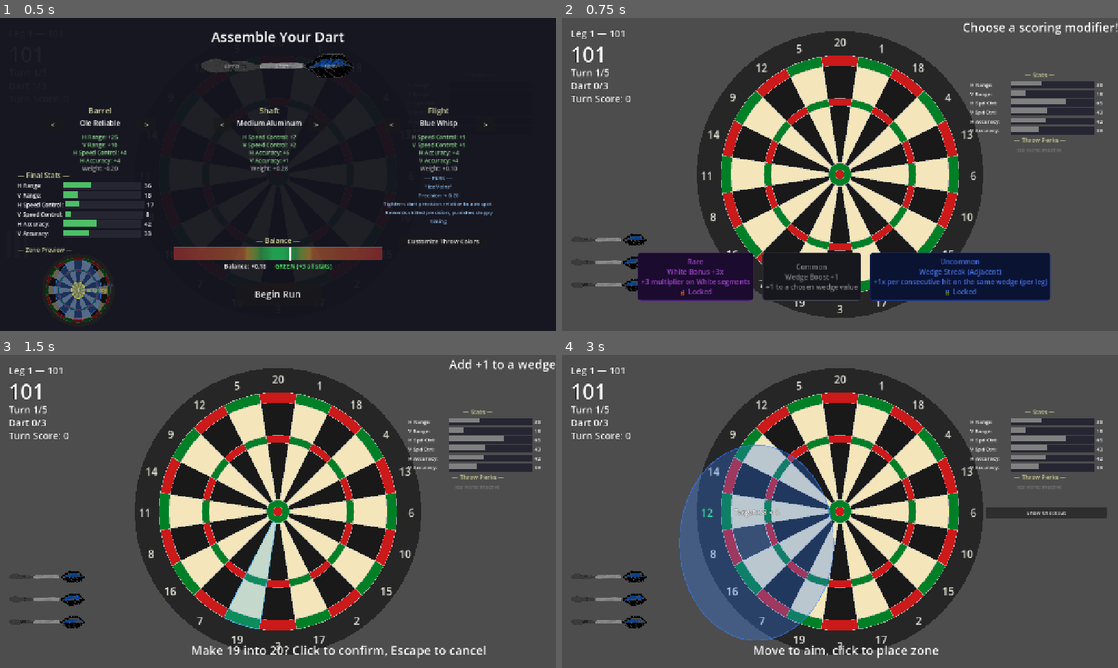
Above: before the commit, frames 1-4 (two rows, left to right).
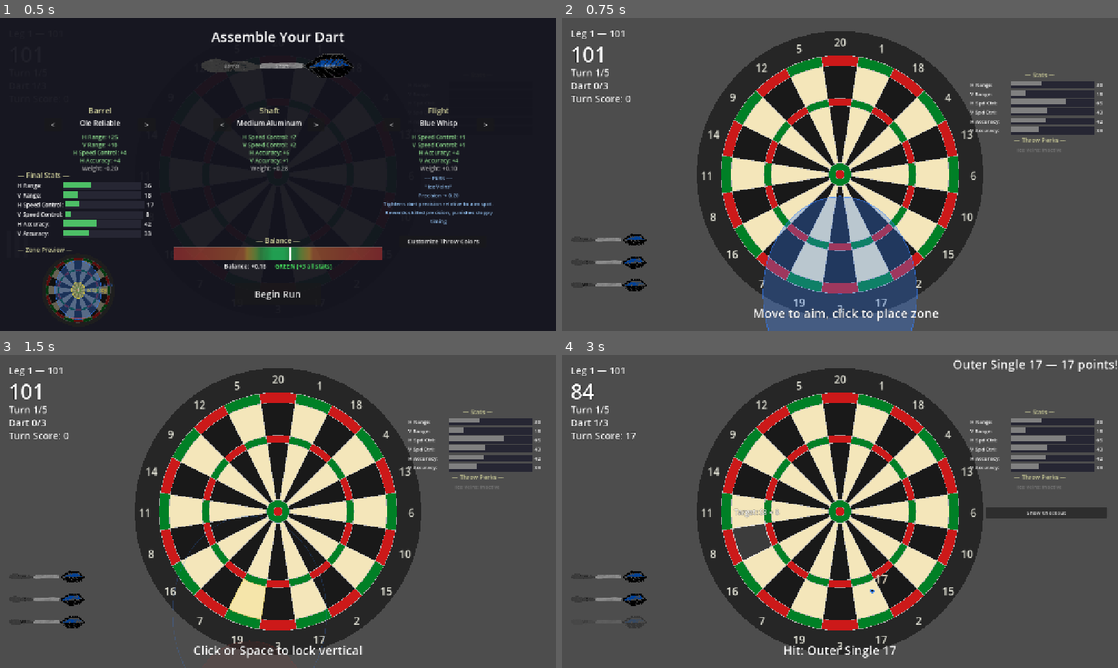
Above: after the commit, the same moments.

Repository: maxxBearr/darts-game
Game: Godot game, scene res://scenes/main.tscn
Same seed, same stepped clock (60 frames per second), same inputs: the game is played once before the commit and once after it.
Inputs (mouse positions are in pixels of both pictures, inside the frame that each line leads up to):
- Up to frame 1 (0.5 s): no input
- Up to frame 2 (0.75 s): click "Begin Run" at 0.5 s
- Up to frame 3 (1.5 s): click (250, 614) at 1.25 s, where only the run before the commit has a clickable "Common Wedge Boost +1 +1 to a…"
- Up to frame 4 (3 s): tap Enter at 2, 2.1, 2.75 s; move the mouse to (962, 495) at 2.02 s; hold Right (ui_right) 2.03-2.75 s; click (962, 495) at 2.17 s; tap Space at 2.27 s; drag from (728, 527) to (812, 574) at 2.77 s

Frame 1 is identical in both runs. In frame 2, 17% of the frame differs, in the area x 13-100%, y 1-100%; in frame 3, 2.6%; in frame 4, 15%.

Commit message:
streak modifiers rarity, pre tutorial

Diff:
--- a/scenes/main.tscn
+++ b/scenes/main.tscn
@@ -46,8 +46,7 @@
 
 [node name="Main" type="Node2D" unique_id=1602768068]
 script = ExtResource("1_main")
-debug_start_with_modifier = true
-next_dart_delay = 0.1
+next_dart_delay = 0.05
 
 [node name="Dartboard" type="Node2D" parent="." unique_id=1463593562]
 script = ExtResource("2_dartboard")
@@ -88,7 +87,6 @@
 upgrade_button_opacity = 1.0
 checkout_font_size = 13
 checkout_position = Vector2(975, 350)
-picker_header_half_width = 600.0
 
 [node name="LegLabel" type="Label" parent="HUD" unique_id=462079680]
 offset_left = 20.0
--- a/scripts/hud.gd
+++ b/scripts/hud.gd
@@ -89,12 +89,12 @@
 }
 
 const STAT_DESCRIPTIONS: Dictionary = {
-	"horizontal_range": "Shrinks the aim ellipse horizontally. Also reduces the distance the horizontal marker travels, making it easier to time.",
-	"vertical_range": "Shrinks the aim ellipse vertically. Also reduces the distance the vertical marker travels, making it easier to time.",
+	"horizontal_range": "Tightens the aiming ellipse to shrink towards your target. Allows for easier H meter timing",
+	"vertical_range": "Shortens the aiming ellipse to shrink towards your target. Alows for easier V meter timing,",
 	"horizontal_speed": "Slows the speed of the horizantal merer.",
 	"vertical_speed": "Slows the speed of the vertical meter.",
 	"horizontal_accuracy": "Shortens the width of the accruacy zone.",
-	"vertical_accuracy": "Shrinks the height of the accuracy zone"
+	"vertical_accuracy": "Shrinks the height of the accuracy zone."
 }
 
 const BAR_MAX_WIDTH: float = 120.0
@@ -634,7 +634,7 @@
 
 	# Append bust warning or streak info
 	if would_bust:
-		text += " | ⚠ BUST"
+		text += " | !! BUST"
 	else:
 		for line: String in streak_lines:
 			text += " | " + line
@@ -829,7 +829,7 @@
 		lock_label.mouse_filter = Control.MOUSE_FILTER_IGNORE
 		square.add_child(lock_label)
 		square.set_meta("lock_label", lock_label)
-	lock_label.text = "🔓" if modifier.toggleable else "🔒"
+	lock_label.text = "O" if modifier.toggleable else "X"
 
 
 ## Handle upgrade button selection — hide cards, let main.gd decide what shows next.
@@ -859,10 +859,10 @@
 		var modifier: Resource = modifiers[i]
 		var button_text: String = "%s\n%s\n%s" % [modifier.rarity, modifier.modifier_name, modifier.description]
 		if modifier.timing == ScoringEnums.ModifierTiming.PER_DART:
-			var lock_tag: String = "🔓 Toggleable" if modifier.toggleable else "🔒 Locked"
+			var lock_tag: String = "[OPEN] Toggleable" if modifier.toggleable else "[LOCKED]"
 			button_text += "\n%s" % lock_tag
 		if replacement_info[i] != "":
-			button_text += "\n⚠ %s" % replacement_info[i]
+			button_text += "\n!! %s" % replacement_info[i]
 		buttons[i].text = button_text
 		var color: Color = modifier.rarity_color
 		buttons[i].self_modulate = Color(color.r, color.g, color.b, 1.0)
@@ -967,7 +967,7 @@
 			var modifier: Resource = item["data"]
 			button_text = "%s\n%s\n%s" % [modifier.rarity, modifier.modifier_name, modifier.description]
 			if modifier.timing == ScoringEnums.ModifierTiming.PER_DART:
-				var lock_tag: String = "🔓 Toggleable" if modifier.toggleable else "🔒 Locked"
+				var lock_tag: String = "[OPEN] Toggleable" if modifier.toggleable else "[LOCKED]"
 				button_text += "\n%s" % lock_tag
 			button_color = modifier.rarity_color
 			buttons[i].tooltip_text = modifier.description
@@ -980,7 +980,7 @@
 			buttons[i].tooltip_text = upgrade["description"]
 
 		if i < replacement_info.size() and replacement_info[i] != "":
-			button_text += "\n⚠ %s" % replacement_info[i]
+			button_text += "\n!! %s" % replacement_info[i]
 
 		buttons[i].text = button_text
 		buttons[i].self_modulate = Color(button_color.r, button_color.g, button_color.b, 1.0)
--- a/scripts/modifiers/color_streak_modifier.gd
+++ b/scripts/modifiers/color_streak_modifier.gd
@@ -93,14 +93,20 @@
 	var mod: ColorStreakModifier = ColorStreakModifier.new()
 	mod.rarity_tier = rarity_tier
 
-	# Roll streak scope
-	var scopes: Array[ScoringEnums.StreakScope] = [
-		ScoringEnums.StreakScope.WITHIN_TURN,
-		ScoringEnums.StreakScope.WITHIN_LEG,
-	]
-	mod.streak_scope = scopes[randi_range(0, scopes.size() - 1)]
+	match rarity_tier:
+		ScoringEnums.Rarity.COMMON:
+			mod.streak_scope = ScoringEnums.StreakScope.WITHIN_TURN
+		ScoringEnums.Rarity.UNCOMMON:
+			mod.streak_scope = ScoringEnums.StreakScope.WITHIN_LEG
+		ScoringEnums.Rarity.RARE:
+			mod.streak_scope = ScoringEnums.StreakScope.WITHIN_RUN
 
-	var scope_name: String = "turn" if mod.streak_scope == ScoringEnums.StreakScope.WITHIN_TURN else "leg"
+	const SCOPE_NAMES: Dictionary = {
+		ScoringEnums.StreakScope.WITHIN_TURN: "turn",
+		ScoringEnums.StreakScope.WITHIN_LEG: "leg",
+		ScoringEnums.StreakScope.WITHIN_RUN: "run",
+	}
+	var scope_name: String = SCOPE_NAMES[mod.streak_scope]
 
 	mod.modifier_name = "Color Streak"
 	mod.description = "+1x per consecutive same-color hit (per %s)" % scope_name
--- a/scripts/modifiers/even_streak_modifier.gd
+++ b/scripts/modifiers/even_streak_modifier.gd
@@ -23,14 +23,20 @@
 	var mod: EvenStreakModifier = EvenStreakModifier.new()
 	mod.rarity_tier = rarity_tier
 
-	# Roll streak scope
-	var scopes: Array[ScoringEnums.StreakScope] = [
-		ScoringEnums.StreakScope.WITHIN_TURN,
-		ScoringEnums.StreakScope.WITHIN_LEG,
-	]
-	mod.streak_scope = scopes[randi_range(0, scopes.size() - 1)]
+	match rarity_tier:
+		ScoringEnums.Rarity.COMMON:
+			mod.streak_scope = ScoringEnums.StreakScope.WITHIN_TURN
+		ScoringEnums.Rarity.UNCOMMON:
+			mod.streak_scope = ScoringEnums.StreakScope.WITHIN_LEG
+		ScoringEnums.Rarity.RARE:
+			mod.streak_scope = ScoringEnums.StreakScope.WITHIN_RUN
 
-	var scope_name: String = "turn" if mod.streak_scope == ScoringEnums.StreakScope.WITHIN_TURN else "leg"
+	const SCOPE_NAMES: Dictionary = {
+		ScoringEnums.StreakScope.WITHIN_TURN: "turn",
+		ScoringEnums.StreakScope.WITHIN_LEG: "leg",
+		ScoringEnums.StreakScope.WITHIN_RUN: "run",
+	}
+	var scope_name: String = SCOPE_NAMES[mod.streak_scope]
 
 	mod.modifier_name = "Even Streak"
 	mod.description = "+1x per consecutive even hit (per %s)" % scope_name
--- a/scripts/modifiers/odd_streak_modifier.gd
+++ b/scripts/modifiers/odd_streak_modifier.gd
@@ -23,14 +23,20 @@
 	var mod: OddStreakModifier = OddStreakModifier.new()
 	mod.rarity_tier = rarity_tier
 
-	# Roll streak scope
-	var scopes: Array[ScoringEnums.StreakScope] = [
-		ScoringEnums.StreakScope.WITHIN_TURN,
-		ScoringEnums.StreakScope.WITHIN_LEG,
-	]
-	mod.streak_scope = scopes[randi_range(0, scopes.size() - 1)]
+	match rarity_tier:
+		ScoringEnums.Rarity.COMMON:
+			mod.streak_scope = ScoringEnums.StreakScope.WITHIN_TURN
+		ScoringEnums.Rarity.UNCOMMON:
+			mod.streak_scope = ScoringEnums.StreakScope.WITHIN_LEG
+		ScoringEnums.Rarity.RARE:
+			mod.streak_scope = ScoringEnums.StreakScope.WITHIN_RUN
 
-	var scope_name: String = "turn" if mod.streak_scope == ScoringEnums.StreakScope.WITHIN_TURN else "leg"
+	const SCOPE_NAMES: Dictionary = {
+		ScoringEnums.StreakScope.WITHIN_TURN: "turn",
+		ScoringEnums.StreakScope.WITHIN_LEG: "leg",
+		ScoringEnums.StreakScope.WITHIN_RUN: "run",
+	}
+	var scope_name: String = SCOPE_NAMES[mod.streak_scope]
 
 	mod.modifier_name = "Odd Streak"
 	mod.description = "+1x per consecutive odd hit (per %s)" % scope_name
--- a/scripts/modifiers/streak_bonus_modifier.gd
+++ b/scripts/modifiers/streak_bonus_modifier.gd
@@ -145,21 +145,23 @@
 	var mod: StreakBonusModifier = StreakBonusModifier.new()
 	mod.rarity_tier = rarity_tier
 
-	var scopes: Array[ScoringEnums.StreakScope] = [
-		ScoringEnums.StreakScope.WITHIN_TURN,
-		ScoringEnums.StreakScope.WITHIN_LEG,
-	]
-	mod.streak_scope = scopes[randi_range(0, scopes.size() - 1)]
-
 	match rarity_tier:
 		ScoringEnums.Rarity.COMMON:
 			mod.leniency = ScoringEnums.StreakLeniency.SAME_RING
+			mod.streak_scope = ScoringEnums.StreakScope.WITHIN_TURN
 		ScoringEnums.Rarity.UNCOMMON:
 			mod.leniency = ScoringEnums.StreakLeniency.ADJACENT_SECTIONS
+			mod.streak_scope = ScoringEnums.StreakScope.WITHIN_LEG
 		ScoringEnums.Rarity.RARE:
 			mod.leniency = ScoringEnums.StreakLeniency.WHOLE_WEDGE
+			mod.streak_scope = ScoringEnums.StreakScope.WITHIN_RUN
 
-	var scope_name: String = "turn" if mod.streak_scope == ScoringEnums.StreakScope.WITHIN_TURN else "leg"
+	const SCOPE_NAMES: Dictionary = {
+		ScoringEnums.StreakScope.WITHIN_TURN: "turn",
+		ScoringEnums.StreakScope.WITHIN_LEG: "leg",
+		ScoringEnums.StreakScope.WITHIN_RUN: "run",
+	}
+	var scope_name: String = SCOPE_NAMES[mod.streak_scope]
 
 	const LENIENCY_NAMES: Dictionary = {
 		ScoringEnums.StreakLeniency.SAME_RING: "Same Ring",
Not shown, changed: CLAUDE.md
